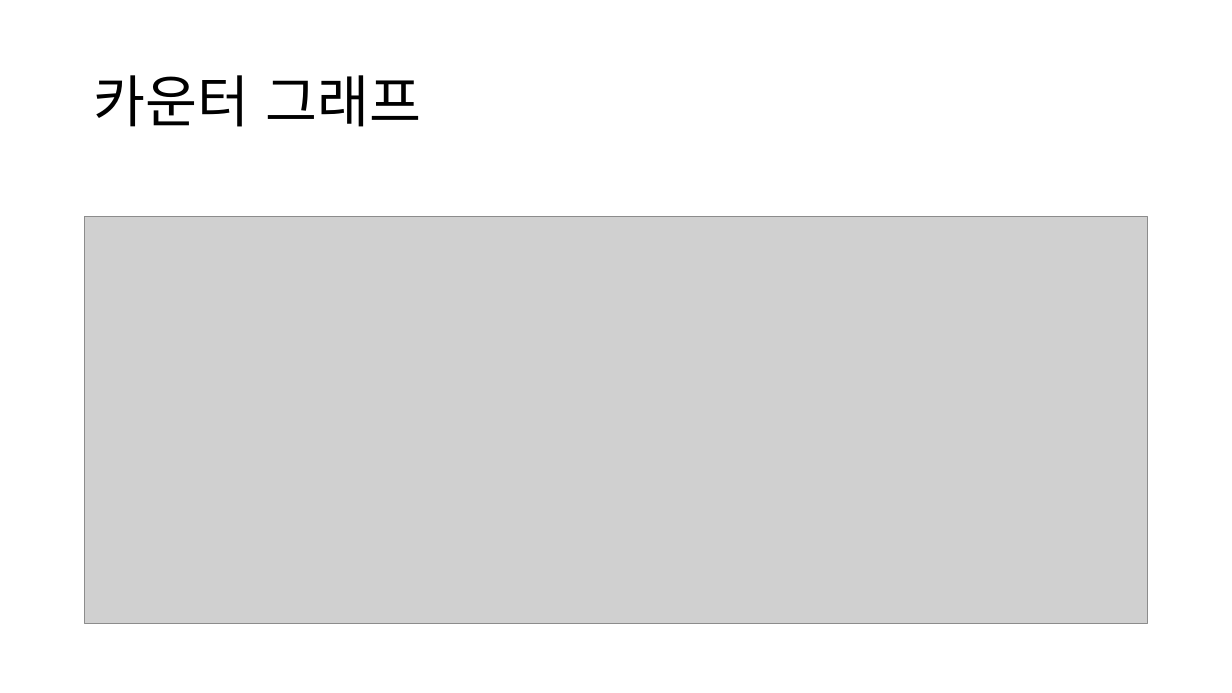
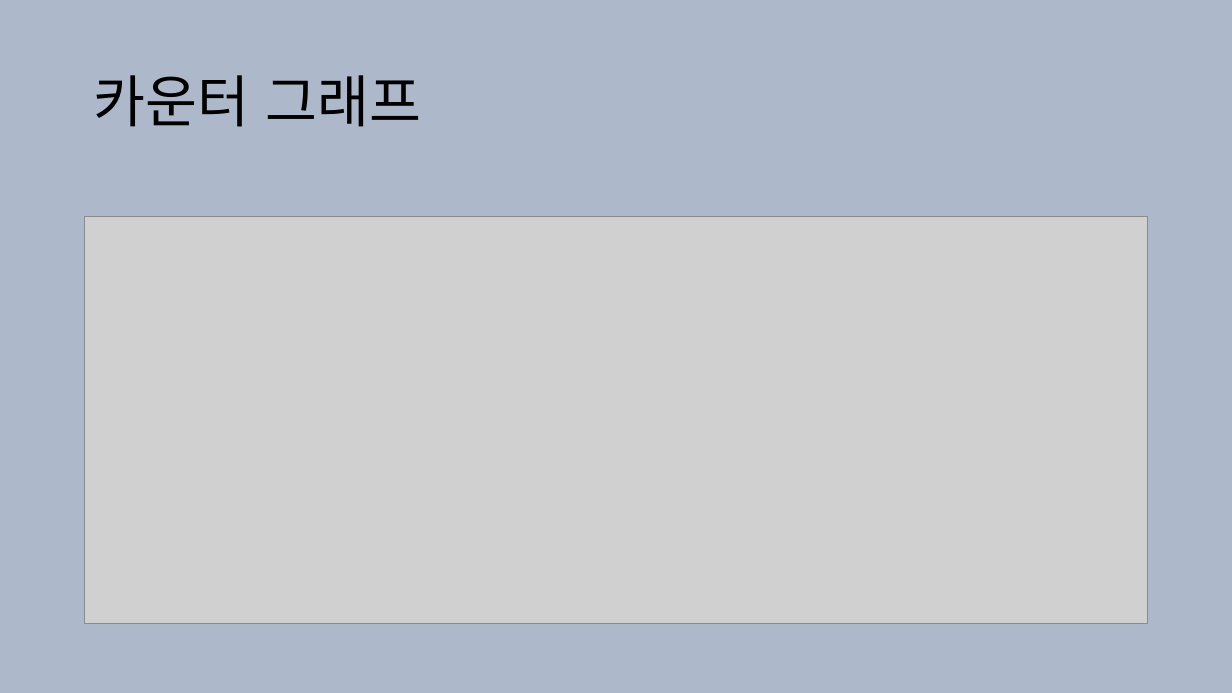
Before and after one commit to jwl1109/IOT, a slide deck: slide 16 of VLSI design 설계 실습/2025-05-28.pptx (slide 15 before the commit). Drawn at 1232x693 pixels with LibreOffice and Linux fonts; fonts in the diff are those of the drawing; grey boxes stand for pictures. Boxes give left, top, right and bottom in pixels: in the first picture for what was removed or moved away, otherwise in the second. Text is boxed around its words. In the diff, an @@ line names an element or a change of style, - is before the commit and + after.

```diff
--- a/VLSI design 설계 실습/2025-05-28.pptx
+++ b/VLSI design 설계 실습/2025-05-28.pptx
@@ background #FFFFFF to #ADB9CA @@
```
Also in this commit, not shown: 12 other slides changed, 9 slides added, 8 slides removed, 4 other files.
